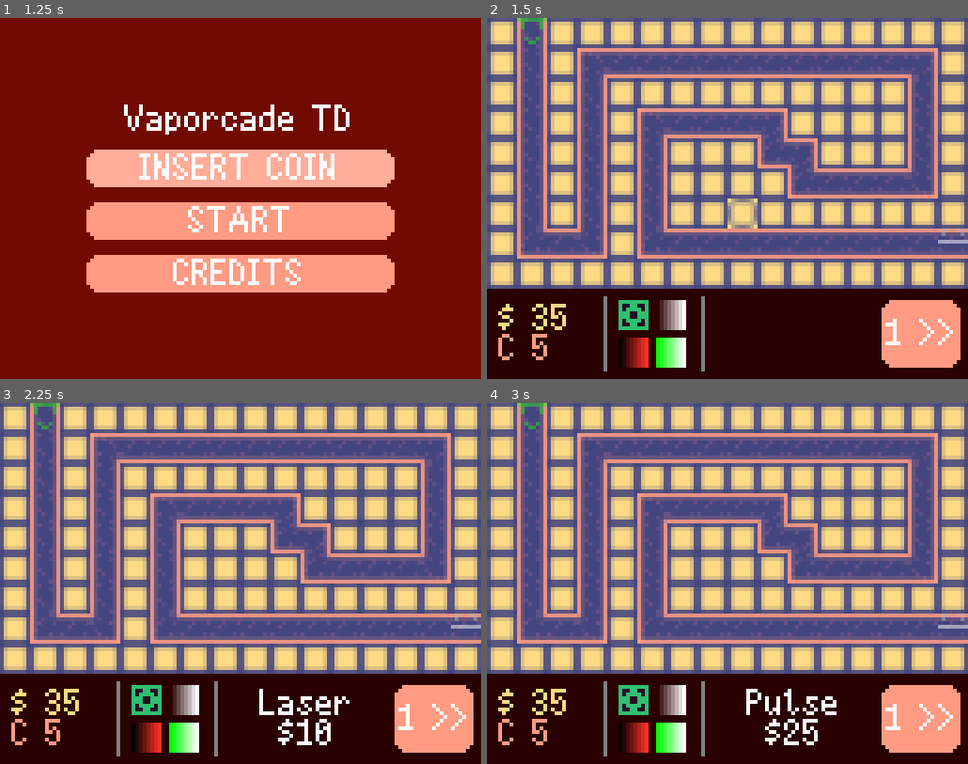
Above: before the commit, frames 1-4 (two rows, left to right).
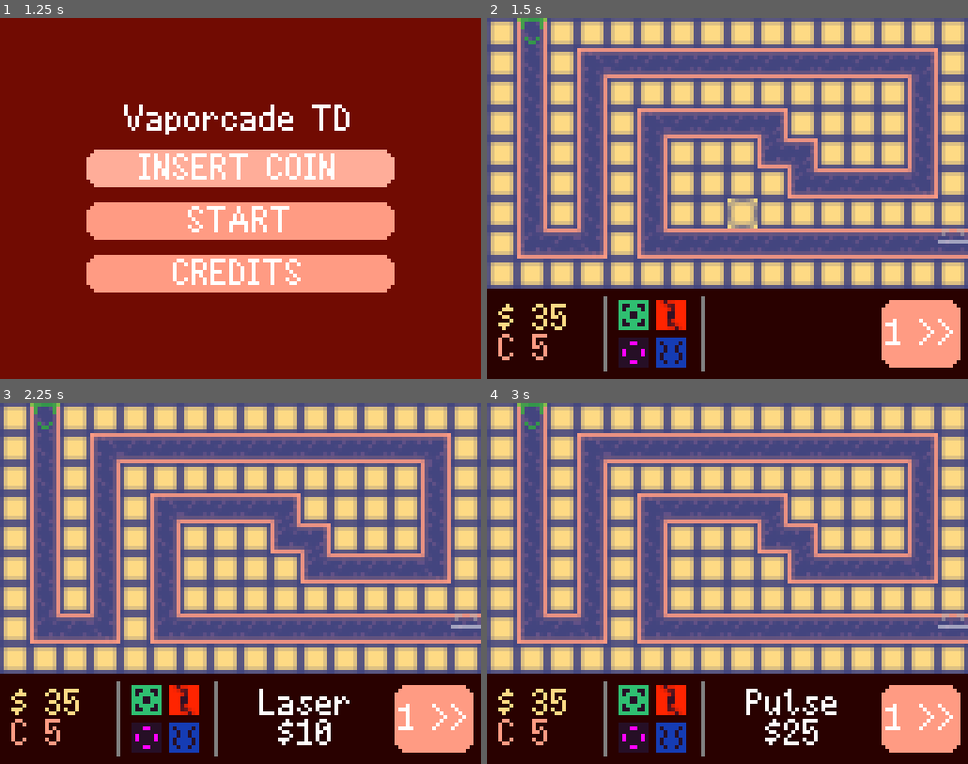
Above: after the commit, the same moments.

Repository: VernalUmbrella/spotkeeper-td
Game: Godot game, scene res://ui/title_screen/title_screen.tscn
Same seed, same stepped clock (60 frames per second), same inputs: the game is played once before the commit and once after it.
Inputs (mouse positions are in pixels of both pictures, inside the frame that each line leads up to):
- Up to frame 1 (1.25 s): click "INSERT COIN" at 0.5 s
- Up to frame 2 (1.5 s): click "START" at 1.25 s
- Up to frame 3 (2.25 s): click (144, 699) at 2 s
- Up to frame 4 (3 s): click (669, 699) at 2.75 s

Frame 1 is identical in both runs. In frame 2, 1.6% of the frame differs, in the area x 27-42%, y 78-97%; in frame 3, 1.6%; in frame 4, 1.6%.

Commit message:
Add sprites for all towers, implement animations

Diff:
--- a/game_objects/towers/gamma/gamma_tower.tres
+++ b/game_objects/towers/gamma/gamma_tower.tres
@@ -1,19 +1,74 @@
-[gd_resource type="Resource" script_class="TowerStats" load_steps=5 format=3 uid="uid://dsyxqm4ckg5oy"]
+[gd_resource type="Resource" script_class="TowerStats" load_steps=13 format=3 uid="uid://dsyxqm4ckg5oy"]
 
 [ext_resource type="Script" path="res://game_objects/towers/tower_stats.gd" id="1_5roya"]
 [ext_resource type="Script" path="res://game_objects/towers/laser/laser_tower.gd" id="2_luh1p"]
+[ext_resource type="Texture2D" uid="uid://bhjnof14ig3ks" path="res://game_objects/towers/gamma/gamma_tower_tiles.png" id="2_uuspf"]
 
-[sub_resource type="Gradient" id="Gradient_vmdg4"]
-colors = PackedColorArray(0, 1, 0, 1, 1, 1, 1, 1)
+[sub_resource type="AtlasTexture" id="AtlasTexture_08pua"]
+atlas = ExtResource("2_uuspf")
+region = Rect2(0, 0, 8, 8)
 
-[sub_resource type="GradientTexture2D" id="GradientTexture2D_3evdv"]
-gradient = SubResource("Gradient_vmdg4")
-width = 8
-height = 8
+[sub_resource type="AtlasTexture" id="AtlasTexture_2xn5b"]
+atlas = ExtResource("2_uuspf")
+region = Rect2(8, 0, 8, 8)
+
+[sub_resource type="AtlasTexture" id="AtlasTexture_666gh"]
+atlas = ExtResource("2_uuspf")
+region = Rect2(16, 0, 8, 8)
+
+[sub_resource type="AtlasTexture" id="AtlasTexture_4l5rx"]
+atlas = ExtResource("2_uuspf")
+region = Rect2(24, 0, 8, 8)
+
+[sub_resource type="AtlasTexture" id="AtlasTexture_hwgf8"]
+atlas = ExtResource("2_uuspf")
+region = Rect2(32, 0, 8, 8)
+
+[sub_resource type="AtlasTexture" id="AtlasTexture_yrgch"]
+atlas = ExtResource("2_uuspf")
+region = Rect2(40, 0, 8, 8)
+
+[sub_resource type="AtlasTexture" id="AtlasTexture_6xy3r"]
+atlas = ExtResource("2_uuspf")
+region = Rect2(48, 0, 8, 8)
+
+[sub_resource type="SpriteFrames" id="SpriteFrames_7uo5f"]
+animations = [{
+"frames": [{
+"duration": 1.0,
+"texture": SubResource("AtlasTexture_08pua")
+}, {
+"duration": 1.0,
+"texture": SubResource("AtlasTexture_2xn5b")
+}, {
+"duration": 1.0,
+"texture": SubResource("AtlasTexture_666gh")
+}, {
+"duration": 1.0,
+"texture": SubResource("AtlasTexture_4l5rx")
+}, {
+"duration": 1.0,
+"texture": SubResource("AtlasTexture_hwgf8")
+}, {
+"duration": 1.0,
+"texture": SubResource("AtlasTexture_yrgch")
+}, {
+"duration": 1.0,
+"texture": SubResource("AtlasTexture_6xy3r")
+}],
+"loop": true,
+"name": &"default",
+"speed": 5.0
+}]
+
+[sub_resource type="AtlasTexture" id="AtlasTexture_r716p"]
+atlas = ExtResource("2_uuspf")
+region = Rect2(8, 0, 8, 8)
 
 [resource]
 script = ExtResource("1_5roya")
-texture = SubResource("GradientTexture2D_3evdv")
+texture = SubResource("AtlasTexture_r716p")
+sprite_frames = SubResource("SpriteFrames_7uo5f")
 attack_color = Color(1, 0, 0, 1)
 name = "Gamma"
 cost = 100
--- a/game_objects/towers/laser/laser_tower.gd
+++ b/game_objects/towers/laser/laser_tower.gd
@@ -20,7 +20,8 @@
 	if not current_targets:
 		sprite.play("default")
 		return
-	sprite.play("firing")
+	if sprite.sprite_frames.has_animation("firing"):
+		sprite.play("firing")
 	for i in range(len(current_targets)):
 		laser.add_point(Vector2.ZERO)
 		var t: Enemy = current_targets[i]
--- a/game_objects/towers/laser/laser_tower.tres
+++ b/game_objects/towers/laser/laser_tower.tres
@@ -2,12 +2,12 @@
 
 [ext_resource type="Script" path="res://game_objects/towers/tower_stats.gd" id="1_oiour"]
 [ext_resource type="SpriteFrames" uid="uid://ne6o46rqbfhy" path="res://game_objects/towers/laser/laser_tower_frames.tres" id="2_dcxdd"]
-[ext_resource type="Texture2D" uid="uid://dcb0c75et5fo2" path="res://game_objects/towers/laser/tower_00.png" id="2_w1rov"]
+[ext_resource type="Texture2D" uid="uid://dcb0c75et5fo2" path="res://game_objects/towers/laser/laser_tower.png" id="3_8nnfa"]
 [ext_resource type="Script" path="res://game_objects/towers/laser/laser_tower.gd" id="3_nwy2r"]
 
 [resource]
 script = ExtResource("1_oiour")
-texture = ExtResource("2_w1rov")
+texture = ExtResource("3_8nnfa")
 sprite_frames = ExtResource("2_dcxdd")
 attack_color = Color(0, 1, 1, 1)
 name = "Laser"
--- a/game_objects/towers/pulse/pulse_tower.tres
+++ b/game_objects/towers/pulse/pulse_tower.tres
@@ -3,18 +3,15 @@
 [ext_resource type="Script" path="res://game_objects/towers/tower_stats.gd" id="1_ofq7b"]
 [ext_resource type="SpriteFrames" uid="uid://b8agrvq6hto14" path="res://game_objects/towers/pulse/pulse_tower_frames.tres" id="2_fadx7"]
 [ext_resource type="Script" path="res://game_objects/towers/pulse/pulse_tower.gd" id="2_gsidc"]
+[ext_resource type="Texture2D" uid="uid://ciga635u56b0h" path="res://game_objects/towers/tileset_2.png" id="3_al3x8"]
 
-[sub_resource type="Gradient" id="Gradient_2wqvm"]
-colors = PackedColorArray(0.161251, 0.00601538, 0.00132007, 1, 1, 1, 1, 1)
-
-[sub_resource type="GradientTexture2D" id="GradientTexture2D_l1o8g"]
-gradient = SubResource("Gradient_2wqvm")
-width = 8
-height = 8
+[sub_resource type="AtlasTexture" id="AtlasTexture_8a2i7"]
+atlas = ExtResource("3_al3x8")
+region = Rect2(0, 8, 8, 8)
 
 [resource]
 script = ExtResource("1_ofq7b")
-texture = SubResource("GradientTexture2D_l1o8g")
+texture = SubResource("AtlasTexture_8a2i7")
 sprite_frames = ExtResource("2_fadx7")
 attack_color = Color(1, 0, 0, 1)
 name = "Pulse"
--- a/game_objects/towers/railgun/railgun_tower.gd
+++ b/game_objects/towers/railgun/railgun_tower.gd
@@ -16,14 +16,20 @@
 	shot.default_color = tower_stats.attack_color
 	shot.width = 2
 	add_child(shot)
+	sprite.play("default")
 
 func _process(delta: float) -> void:
 	current_targets = locate_targets()
 	_attack(delta)
 
 func _attack(_delta: float) -> void:
-	if not attack_timer.is_stopped() or not current_targets:
+	if not attack_timer.is_stopped():
 		return
+	if not current_targets:
+		sprite.play("default")
+		return
+	print("I'M A CHARGIN MY LASER")
+	sprite.play("charging") # TODO for some reason the animation doesn't reset sometimes
 	attack_timer.start()
 	shot.clear_points()
 	for t: Enemy in current_targets:
--- a/game_objects/towers/railgun/railgun_tower.tres
+++ b/game_objects/towers/railgun/railgun_tower.tres
@@ -1,19 +1,18 @@
-[gd_resource type="Resource" script_class="TowerStats" load_steps=5 format=3 uid="uid://cng5hjf2visvo"]
+[gd_resource type="Resource" script_class="TowerStats" load_steps=6 format=3 uid="uid://cng5hjf2visvo"]
 
 [ext_resource type="Script" path="res://game_objects/towers/tower_stats.gd" id="1_djr23"]
+[ext_resource type="SpriteFrames" uid="uid://ch8emgaq6k2jt" path="res://game_objects/towers/railgun/railgun_tower_frames.tres" id="2_oaary"]
 [ext_resource type="Script" path="res://game_objects/towers/railgun/railgun_tower.gd" id="2_xjeot"]
+[ext_resource type="Texture2D" uid="uid://joj8jcd6dq70" path="res://game_objects/towers/railgun/railgun_tower_tiles.png" id="3_e2d0o"]
 
-[sub_resource type="Gradient" id="Gradient_ilx4a"]
-colors = PackedColorArray(0, 0, 0, 1, 1, 0.188235, 0.156863, 1)
-
-[sub_resource type="GradientTexture2D" id="GradientTexture2D_ikidk"]
-gradient = SubResource("Gradient_ilx4a")
-width = 8
-height = 8
+[sub_resource type="AtlasTexture" id="AtlasTexture_8raxe"]
+atlas = ExtResource("3_e2d0o")
+region = Rect2(0, 0, 8, 8)
 
 [resource]
 script = ExtResource("1_djr23")
-texture = SubResource("GradientTexture2D_ikidk")
+texture = SubResource("AtlasTexture_8raxe")
+sprite_frames = ExtResource("2_oaary")
 attack_color = Color(1, 0, 0.596078, 1)
 name = "Railgun"
 cost = 40
--- /dev/null
+++ b/game_objects/towers/railgun/railgun_tower_frames.tres
@@ -0,0 +1,44 @@
+[gd_resource type="SpriteFrames" load_steps=6 format=3 uid="uid://ch8emgaq6k2jt"]
+
+[ext_resource type="Texture2D" uid="uid://joj8jcd6dq70" path="res://game_objects/towers/railgun/railgun_tower_tiles.png" id="1_vdkhg"]
+
+[sub_resource type="AtlasTexture" id="AtlasTexture_e50u0"]
+atlas = ExtResource("1_vdkhg")
+region = Rect2(16, 0, 8, 8)
+
+[sub_resource type="AtlasTexture" id="AtlasTexture_607xo"]
+atlas = ExtResource("1_vdkhg")
+region = Rect2(24, 0, 8, 8)
+
+[sub_resource type="AtlasTexture" id="AtlasTexture_okn2s"]
+atlas = ExtResource("1_vdkhg")
+region = Rect2(32, 0, 8, 8)
+
+[sub_resource type="AtlasTexture" id="AtlasTexture_w3swy"]
+atlas = ExtResource("1_vdkhg")
+region = Rect2(0, 0, 8, 8)
+
+[resource]
+animations = [{
+"frames": [{
+"duration": 1.0,
+"texture": SubResource("AtlasTexture_e50u0")
+}, {
+"duration": 1.0,
+"texture": SubResource("AtlasTexture_607xo")
+}, {
+"duration": 1.0,
+"texture": SubResource("AtlasTexture_okn2s")
+}],
+"loop": false,
+"name": &"charging",
+"speed": 1.2
+}, {
+"frames": [{
+"duration": 1.0,
+"texture": SubResource("AtlasTexture_w3swy")
+}],
+"loop": true,
+"name": &"default",
+"speed": 5.0
+}]
--- a/game_objects/towers/tower.tscn
+++ b/game_objects/towers/tower.tscn
@@ -20,6 +20,7 @@
 script = ExtResource("1_fpuou")
 
 [node name="StaticSprite" type="Sprite2D" parent="."]
+visible = false
 texture = SubResource("GradientTexture2D_6h8kg")
 
 [node name="Sprite" type="AnimatedSprite2D" parent="."]
--- a/game_objects/waves/wave2.tres
+++ b/game_objects/waves/wave2.tres
@@ -8,3 +8,5 @@
 enemy_stats = ExtResource("1_60n0h")
 count = 15
 spawn_interval = 1.5
+health_multiplier = 1.0
+speed_multiplier = 1.0
Binary file added: game_objects/towers/gamma/gamma_tower_tiles.png
Not shown, added: game_objects/towers/gamma/gamma_tower_tiles.png.import
Renamed: game_objects/towers/laser/tower_00.png -> game_objects/towers/laser/laser_tower.png
Not shown, changed: game_objects/towers/laser/laser_tower.png.import
Binary file added: game_objects/towers/railgun/railgun_tower_tiles.png
Not shown, added: game_objects/towers/railgun/railgun_tower_tiles.png.import
